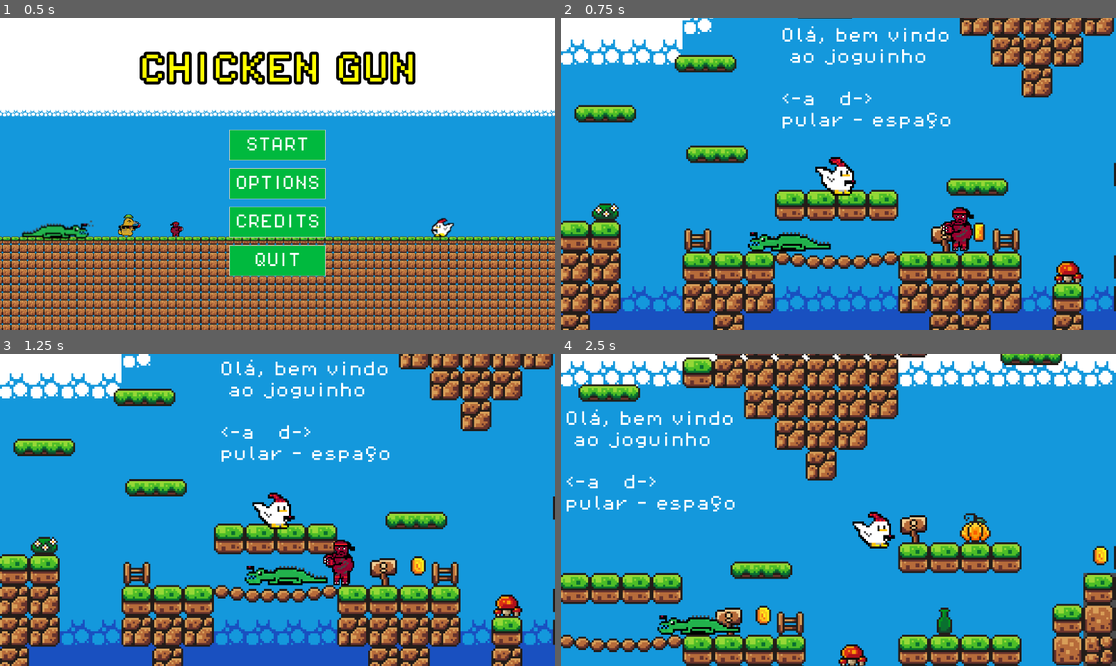
Above: before the commit, frames 1-4 (two rows, left to right).
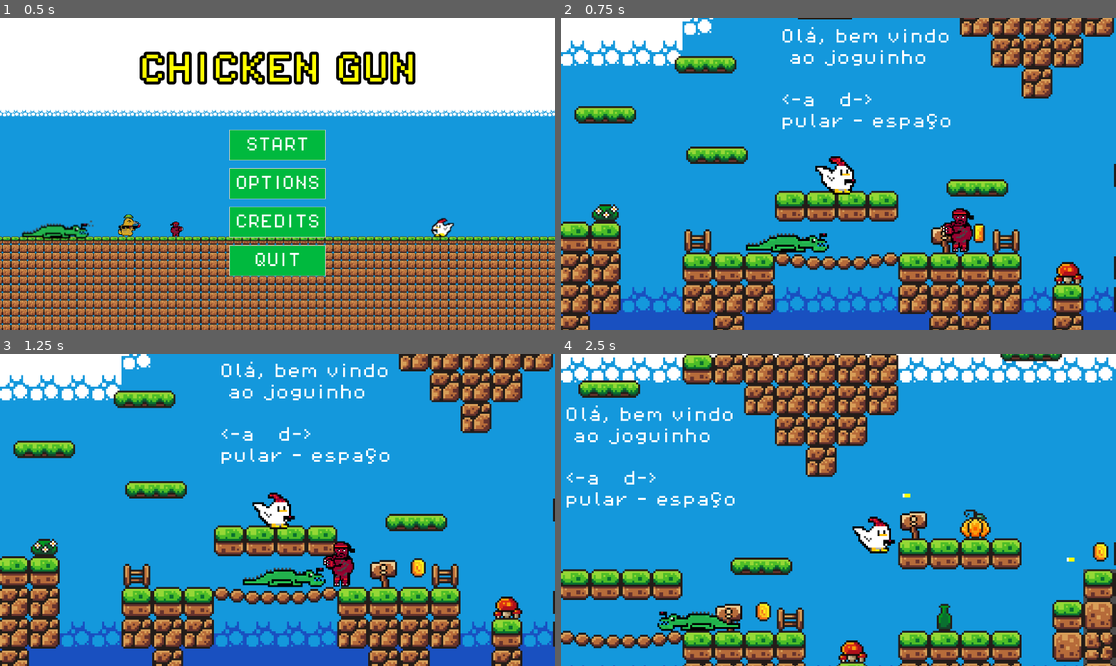
Above: after the commit, the same moments.

Repository: RuanRodr/ChickenGun-Game
Game: Godot game, scene res://scenes/menu/main_menu/main_menu.tscn
Same seed, same stepped clock (60 frames per second), same inputs: the game is played once before the commit and once after it.
Inputs:
- Up to frame 1 (0.5 s): no input
- Up to frame 2 (0.75 s): click "START" at 0.5 s
- Up to frame 3 (1.25 s): no input
- Up to frame 4 (2.5 s): tap Enter at 1.25 s; hold D (move_right) from 1.28 s (still down); tap L (shoot, bound only after the commit) at 1.35, 2.3 s; tap Space (jump) at 1.52, 1.55, 1.82, 2.1, 2.27 s

Frame 1 is identical in both runs. In frame 2, 11% of the frame differs, in the area x 0-100%, y 0-100%; in frame 3, 18%; in frame 4, 25%.

Commit message:
sistema de shooting e correções

Diff:
--- a/ChickenGun/project.godot
+++ b/ChickenGun/project.godot
@@ -38,6 +38,11 @@
 , Object(InputEventKey,"resource_local_to_scene":false,"resource_name":"","device":-1,"window_id":0,"alt_pressed":false …(186 unchanged characters)…
 ]
 }
+shoot={
+"deadzone": 0.5,
+"events": [Object(InputEventKey,"resource_local_to_scene":false,"resource_name":"","device":-1,"window_id":0,"alt_pressed":false,"shift_pressed":false,"ctrl_pressed":false,"meta_pressed":false,"pressed":false,"keycode":0,"physical_keycode":76,"key_label":0,"unicode":108,"location":0,"echo":false,"script":null)
+]
+}
 
 [rendering]
 
--- /dev/null
+++ b/ChickenGun/scenes/bullets/bullets.gd
@@ -0,0 +1,15 @@
+extends CharacterBody2D
+
+var speed: float = 200.0  # Velocidade base da bala
+var bullet_velocity: Vector2 = Vector2.ZERO  # Direção da bala
+
+func _ready():
+	# Aplica a direção configurada pelo player
+	velocity = bullet_velocity
+
+func _physics_process(delta: float) -> void:
+	# Movimenta a bala
+	move_and_slide()
+
+func _on_timer_timeout() -> void:
+	queue_free()
--- /dev/null
+++ b/ChickenGun/scenes/bullets/bullets.tscn
@@ -0,0 +1,26 @@
+[gd_scene load_steps=4 format=3 uid="uid://et53v6b08e3j"]
+
+[ext_resource type="Script" path="res://scenes/bullets/bullets.gd" id="1_if8lp"]
+[ext_resource type="Texture2D" uid="uid://qtno0b5l7ch3" path="res://assets/sprites/milho.png" id="2_cpnsi"]
+
+[sub_resource type="RectangleShape2D" id="RectangleShape2D_ek6o6"]
+size = Vector2(4, 2)
+
+[node name="CharacterBody2D" type="CharacterBody2D"]
+collision_layer = 8
+collision_mask = 4
+script = ExtResource("1_if8lp")
+
+[node name="Sprite2D" type="Sprite2D" parent="."]
+position = Vector2(3, 5)
+texture = ExtResource("2_cpnsi")
+
+[node name="CollisionShape2D" type="CollisionShape2D" parent="."]
+shape = SubResource("RectangleShape2D_ek6o6")
+
+[node name="Timer" type="Timer" parent="."]
+wait_time = 1.5
+one_shot = true
+autostart = true
+
+[connection signal="timeout" from="Timer" to="." method="_on_timer_timeout"]
--- a/ChickenGun/scenes/game/game.tscn
+++ b/ChickenGun/scenes/game/game.tscn
@@ -360,6 +360,9 @@
 [node name="Minhocao" parent="inimigos" instance=ExtResource("9_d3063")]
 position = Vector2(92, 52)
 
+[node name="Falcão" parent="inimigos" instance=ExtResource("14_xxxpi")]
+position = Vector2(403, 66)
+
 [node name="texto" type="Node" parent="."]
 
 [node name="Label" type="Label" parent="texto"]
@@ -393,6 +396,3 @@
 color = Color(0, 0, 0, 1)
 script = ExtResource("11_ccpgi")
 metadata/_edit_use_anchors_ = true
-
-[node name="Falcão" parent="." instance=ExtResource("14_xxxpi")]
-position = Vector2(403, 66)
--- /dev/null
+++ b/ChickenGun/scenes/personagens/explosao.gd
@@ -0,0 +1,8 @@
+extends AnimatedSprite2D
+
+func _ready():
+	# Reproduz a animação 'explosion' (substitua pelo nome correto da animação)
+	play("explosao")
+
+func _on_AnimatedSprite2D_animation_finished():
+	queue_free()  # Remove o objeto após a animação terminar
--- /dev/null
+++ b/ChickenGun/scenes/personagens/explosao.tscn
@@ -0,0 +1,101 @@
+[gd_scene load_steps=15 format=3 uid="uid://fgdmx5lhlqah"]
+
+[ext_resource type="Texture2D" uid="uid://r2qhdqb3au3k" path="res://assets/sprites/explosao.png" id="1_3qwpj"]
+[ext_resource type="Script" path="res://scenes/personagens/explosao.gd" id="2_p3pgj"]
+
+[sub_resource type="AtlasTexture" id="AtlasTexture_u5c6i"]
+atlas = ExtResource("1_3qwpj")
+region = Rect2(0, 0, 64, 64)
+
+[sub_resource type="AtlasTexture" id="AtlasTexture_r4xk2"]
+atlas = ExtResource("1_3qwpj")
+region = Rect2(64, 0, 64, 64)
+
+[sub_resource type="AtlasTexture" id="AtlasTexture_vxjit"]
+atlas = ExtResource("1_3qwpj")
+region = Rect2(128, 0, 64, 64)
+
+[sub_resource type="AtlasTexture" id="AtlasTexture_xlwi8"]
+atlas = ExtResource("1_3qwpj")
+region = Rect2(192, 0, 64, 64)
+
+[sub_resource type="AtlasTexture" id="AtlasTexture_6mjsw"]
+atlas = ExtResource("1_3qwpj")
+region = Rect2(256, 0, 64, 64)
+
+[sub_resource type="AtlasTexture" id="AtlasTexture_q64tb"]
+atlas = ExtResource("1_3qwpj")
+region = Rect2(320, 0, 64, 64)
+
+[sub_resource type="AtlasTexture" id="AtlasTexture_hi3v8"]
+atlas = ExtResource("1_3qwpj")
+region = Rect2(384, 0, 64, 64)
+
+[sub_resource type="AtlasTexture" id="AtlasTexture_7ih6v"]
+atlas = ExtResource("1_3qwpj")
+region = Rect2(448, 0, 64, 64)
+
+[sub_resource type="AtlasTexture" id="AtlasTexture_0ybwh"]
+atlas = ExtResource("1_3qwpj")
+region = Rect2(512, 0, 64, 64)
+
+[sub_resource type="AtlasTexture" id="AtlasTexture_tj1rf"]
+atlas = ExtResource("1_3qwpj")
+region = Rect2(576, 0, 64, 64)
+
+[sub_resource type="AtlasTexture" id="AtlasTexture_joc76"]
+atlas = ExtResource("1_3qwpj")
+region = Rect2(640, 0, 64, 64)
+
+[sub_resource type="SpriteFrames" id="SpriteFrames_sdynx"]
+animations = [{
+"frames": [],
+"loop": true,
+"name": &"default",
+"speed": 16.0
+}, {
+"frames": [{
+"duration": 1.0,
+"texture": SubResource("AtlasTexture_u5c6i")
+}, {
+"duration": 1.0,
+"texture": SubResource("AtlasTexture_r4xk2")
+}, {
+"duration": 1.0,
+"texture": SubResource("AtlasTexture_vxjit")
+}, {
+"duration": 1.0,
+"texture": SubResource("AtlasTexture_xlwi8")
+}, {
+"duration": 1.0,
+"texture": SubResource("AtlasTexture_6mjsw")
+}, {
+"duration": 1.0,
+"texture": SubResource("AtlasTexture_q64tb")
+}, {
+"duration": 1.0,
+"texture": SubResource("AtlasTexture_hi3v8")
+}, {
+"duration": 1.0,
+"texture": SubResource("AtlasTexture_7ih6v")
+}, {
+"duration": 1.0,
+"texture": SubResource("AtlasTexture_0ybwh")
+}, {
+"duration": 1.0,
+"texture": SubResource("AtlasTexture_tj1rf")
+}, {
+"duration": 1.0,
+"texture": SubResource("AtlasTexture_joc76")
+}],
+"loop": false,
+"name": &"explosao",
+"speed": 16.0
+}]
+
+[node name="AnimatedSprite2D" type="AnimatedSprite2D"]
+scale = Vector2(0.5, 0.5)
+sprite_frames = SubResource("SpriteFrames_sdynx")
+script = ExtResource("2_p3pgj")
+
+[connection signal="animation_finished" from="." to="." method="_on_animation_finished"]
--- a/ChickenGun/scenes/personagens/falcao/falcao.gd
+++ b/ChickenGun/scenes/personagens/falcao/falcao.gd
@@ -18,3 +18,17 @@
 		animated_sprite.flip_h = false
 
 	position.x += direction * SPEED * delta
+
+func _on_hitbox_body_entered(body: Node2D) -> void:
+	# Carrega a cena da explosão
+	var explosao_scene = preload("res://scenes/personagens/explosao.tscn")
+	var explosao = explosao_scene.instantiate()
+
+	# Posiciona a explosão no local do inimigo
+	explosao.position = position
+
+	# Adiciona a explosão à mesma cena que o inimigo
+	get_parent().add_child(explosao)
+
+	# Remove o inimigo
+	queue_free()
--- a/ChickenGun/scenes/personagens/falcao/falcao.tscn
+++ b/ChickenGun/scenes/personagens/falcao/falcao.tscn
@@ -55,9 +55,13 @@
 }]
 
 [sub_resource type="RectangleShape2D" id="RectangleShape2D_02yop"]
-size = Vector2(11.5, 18)
+size = Vector2(11.6836, 18)
 
-[node name="Falcão" type="Node2D"]
+[sub_resource type="RectangleShape2D" id="RectangleShape2D_xrcmu"]
+size = Vector2(12, 18)
+
+[node name="Falcão" type="Node2D" groups=["inimigos"]]
+position = Vector2(0, 1)
 script = ExtResource("1_hcspx")
 
 [node name="AnimatedSprite2D" type="AnimatedSprite2D" parent="."]
@@ -68,9 +72,9 @@
 frame_progress = 0.407684
 
 [node name="Killzone" parent="." instance=ExtResource("2_83m47")]
+position = Vector2(-1, -11)
 
 [node name="CollisionShape2D" type="CollisionShape2D" parent="Killzone"]
-position = Vector2(-1.75, -11)
 shape = SubResource("RectangleShape2D_02yop")
 
 [node name="RayCastRight" type="RayCast2D" parent="."]
@@ -80,3 +84,13 @@
 [node name="RayCastLeft" type="RayCast2D" parent="."]
 position = Vector2(-2, -6)
 target_position = Vector2(-9, 0)
+
+[node name="Hitbox" type="Area2D" parent="." groups=["inimigos"]]
+position = Vector2(-1, -11)
+collision_layer = 4
+collision_mask = 8
+
+[node name="CollisionShape2D" type="CollisionShape2D" parent="Hitbox"]
+shape = SubResource("RectangleShape2D_xrcmu")
+
+[connection signal="body_entered" from="Hitbox" to="." method="_on_hitbox_body_entered"]
--- a/ChickenGun/scenes/personagens/jare/jaré.tscn
+++ b/ChickenGun/scenes/personagens/jare/jaré.tscn
@@ -29,7 +29,7 @@
 [sub_resource type="RectangleShape2D" id="RectangleShape2D_02yop"]
 size = Vector2(41, 8)
 
-[node name="Jaré" type="Node2D"]
+[node name="Jaré" type="Node2D" groups=["inimigos"]]
 script = ExtResource("1_jhko1")
 
 [node name="AnimatedSprite2D" type="AnimatedSprite2D" parent="."]
@@ -37,6 +37,7 @@
 sprite_frames = SubResource("SpriteFrames_tt441")
 autoplay = "default"
 frame_progress = 0.166942
+flip_h = true
 
 [node name="Killzone" parent="." instance=ExtResource("3_12tfs")]
 
@@ -51,3 +52,13 @@
 [node name="RayCastLeft" type="RayCast2D" parent="."]
 position = Vector2(0, -3)
 target_position = Vector2(-22, 0)
+
+[node name="Hitbox" type="Area2D" parent="." groups=["inimigos"]]
+collision_layer = 4
+collision_mask = 8
+
+[node name="CollisionShape2D" type="CollisionShape2D" parent="Hitbox"]
+position = Vector2(1, -5)
+shape = SubResource("RectangleShape2D_02yop")
+
+[connection signal="body_entered" from="Hitbox" to="." method="_on_hitbox_body_entered"]
--- /dev/null
+++ b/ChickenGun/scenes/personagens/minhocao/minhocao.gd
@@ -0,0 +1,34 @@
+extends Node2D
+
+const SPEED = 60
+
+var direction = 1
+
+@onready var ray_cast_right = $RayCastRight
+@onready var ray_cast_left= $RayCastLeft
+@onready var animated_sprite = $AnimatedSprite2D
+
+func _process(delta: float) -> void:
+	if ray_cast_right.is_colliding():
+		direction = -1
+		animated_sprite.flip_h = false
+
+	if ray_cast_left.is_colliding():
+		direction = 1
+		animated_sprite.flip_h = true
+
+	position.x += direction * SPEED * delta
+
+func _on_hitbox_body_entered(body: Node2D) -> void:
+	# Carrega a cena da explosão
+	var explosao_scene = preload("res://scenes/personagens/explosao.tscn")
+	var explosao = explosao_scene.instantiate()
+
+	# Posiciona a explosão no local do inimigo
+	explosao.position = position
+
+	# Adiciona a explosão à mesma cena que o inimigo
+	get_parent().add_child(explosao)
+
+	# Remove o inimigo
+	queue_free()
--- a/ChickenGun/scenes/personagens/minhocao/minhocao.tscn
+++ b/ChickenGun/scenes/personagens/minhocao/minhocao.tscn
@@ -1,6 +1,6 @@
 [gd_scene load_steps=22 format=3 uid="uid://c8kw4vdik224r"]
 
-[ext_resource type="Script" path="res://scenes/personagens/minhocao/minhocao.tres.gd" id="1_qy00g"]
+[ext_resource type="Script" path="res://scenes/personagens/minhocao/minhocao.gd" id="1_qy00g"]
 [ext_resource type="Texture2D" uid="uid://cvp7nhsrqx2al" path="res://assets/sprites/MinhocaoAtaque.png" id="2_y3yob"]
 [ext_resource type="Texture2D" uid="uid://ry5i8yu2yq6t" path="res://assets/sprites/MinhocaoAndar.png" id="3_wno0p"]
 [ext_resource type="PackedScene" uid="uid://dwpf8re4uiwwh" path="res://scenes/killzone/killzone.tscn" id="4_y2f8r"]
@@ -126,7 +126,7 @@
 [sub_resource type="RectangleShape2D" id="RectangleShape2D_wo10g"]
 size = Vector2(10, 23)
 
-[node name="Minhocao" type="Node2D"]
+[node name="Minhocao" type="Node2D" groups=["inimigos"]]
 position = Vector2(0, -12)
 script = ExtResource("1_qy00g")
 
@@ -150,3 +150,13 @@
 [node name="RayCastLeft" type="RayCast2D" parent="."]
 position = Vector2(0, 5)
 target_position = Vector2(-8, 0)
+
+[node name="Hitbox" type="Area2D" parent="." groups=["inimigos"]]
+collision_layer = 4
+collision_mask = 8
+
+[node name="CollisionShape2D" type="CollisionShape2D" parent="Hitbox"]
+position = Vector2(0, -1.5)
+shape = SubResource("RectangleShape2D_wo10g")
+
+[connection signal="body_entered" from="Hitbox" to="." method="_on_hitbox_body_entered"]
--- a/ChickenGun/scenes/personagens/player/player.gd
+++ b/ChickenGun/scenes/personagens/player/player.gd
@@ -7,6 +7,10 @@
 var gravity = ProjectSettings.get_setting("physics/2d/default_gravity")
 
 @onready var animated_sprite = $AnimatedSprite2D
+@onready var bullet_scene = preload("res://scenes/bullets/bullets.tscn")
+@onready var muzzle = $Muzzle  # Referência ao nó Muzzle
+
+const BULLETS = preload("res://scenes/bullets/bullets.tscn")
 
 func _physics_process(delta: float) -> void:
 	# Add the gravity.
@@ -26,14 +30,14 @@
 	elif direction < 0:
 		animated_sprite.flip_h = true
 
-		#play animations
-		if is_on_floor():
-			if direction == 0:
-				animated_sprite.play("idle")
-			else:
-				animated_sprite.play("run")
+	#play animations
+	if is_on_floor():
+		if direction == 0:
+			animated_sprite.play("idle")
 		else:
-			animated_sprite.play("jump")
+			animated_sprite.play("run")
+	else:
+		animated_sprite.play("jump")
 
 	#applyy movement
 	if direction:
@@ -42,3 +46,16 @@
 		velocity.x = move_toward(velocity.x, 0, SPEED)
 
 	move_and_slide()
+
+	if Input.is_action_just_pressed("shoot"):
+		shoot()
+
+func shoot():
+	var bullet = bullet_scene.instantiate()  # Instancia a bala
+	bullet.position = muzzle.global_position  # Posiciona a bala na posição do player
+
+	# Calcula a direção da bala com base no flip_h
+	var direction = -1 if animated_sprite.flip_h else 1  # -1 para esquerda, 1 para direita
+	bullet.bullet_velocity = Vector2(bullet.speed * direction, 0)  # Define a direção da bala
+
+	get_parent().add_child(bullet)  # Adiciona a bala à cena
--- a/ChickenGun/scenes/personagens/player/player.tscn
+++ b/ChickenGun/scenes/personagens/player/player.tscn
@@ -43,7 +43,7 @@
 }],
 "loop": true,
 "name": &"idle",
-"speed": 5.0
+"speed": 2.0
 }, {
 "frames": [{
 "duration": 1.0,
@@ -72,11 +72,11 @@
 }]
 
 [sub_resource type="CircleShape2D" id="CircleShape2D_ulk7n"]
-radius = 6.0
+radius = 7.0
 
 [node name="Player" type="CharacterBody2D"]
 z_index = 5
-position = Vector2(-1, 0)
+position = Vector2(-1, -1)
 collision_layer = 2
 collision_mask = 3
 script = ExtResource("1_wl0s0")
@@ -84,11 +84,13 @@
 [node name="AnimatedSprite2D" type="AnimatedSprite2D" parent="."]
 position = Vector2(2, -7)
 sprite_frames = SubResource("SpriteFrames_vaken")
-animation = &"run"
+animation = &"idle"
 autoplay = "idle"
-frame = 2
-frame_progress = 0.239306
+frame_progress = 0.979734
 
 [node name="CollisionShape2D" type="CollisionShape2D" parent="."]
-position = Vector2(1, -7)
+position = Vector2(2, -7)
 shape = SubResource("CircleShape2D_ulk7n")
+
+[node name="Muzzle" type="Node2D" parent="."]
+position = Vector2(2, -6)
Binary file added: ChickenGun/assets/sprites/explosao.png
Not shown, added: ChickenGun/assets/sprites/explosao.png.import
Not shown: 1 places in ChickenGun/scenes/personagens/falcao/falcao.tscn that only renumber resources
Not shown, added: ChickenGun/scenes/personagens/exp1014.tmp
